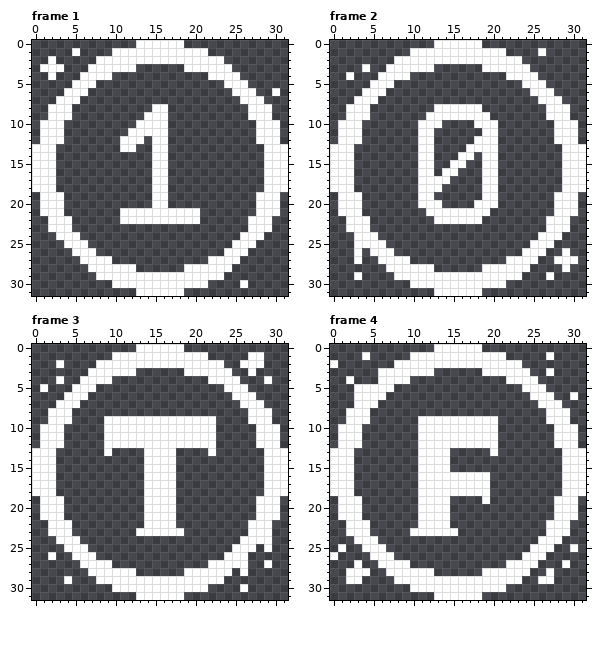
Two versions of one pixel-art file, Aseprite/StampSpray.aseprite. Above, as it was before the edit.
32x32 pixels, 6 frames. Shown: frame 1, frame 2, frame 3, frame 4. The commit also changed other frames, which this record leaves out.
Once edited:
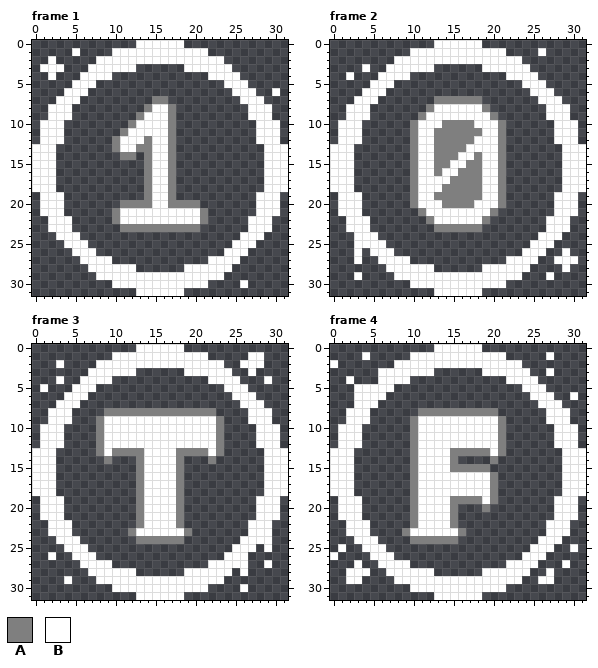
Palette (. is transparent): A #7f7f7f  B #ffffff
The edit:
Frame 1:
y 7: x 15..16 .. -> AA
y 8: x 14 . -> A; x 17 . -> A
y 9: x 13 . -> A; x 17 . -> A
y 10: x 12 . -> A; x 17 . -> A
y 11: x 11 . -> A; x 17 . -> A
y 12: x 10 . -> A; x 14 . -> A; x 17 . -> A
y 13: x 10 . -> A; x 13..14 .. -> AA; x 17 . -> A
y 14: x 11..12 .. -> AA; x 14 . -> A; x 17 . -> A
y 15..19: x 14 . -> A; x 17 . -> A
y 20: x 11..14 .... -> AAAA; x 17..20 .... -> AAAA
y 21..22: x 10 . -> A; x 21 . -> A
y 23: x 11..20 .......... -> AAAAAAAAAA
Frame 2:
y 7: x 13..18 ...... -> AAAAAA
y 8: x 12 . -> A; x 19 . -> A
y 9: x 11 . -> A; x 20 . -> A
y 10: x 10 . -> A; x 14..17 .... -> AAAA; x 21 . -> A
y 11: x 10 . -> A; x 13..18 ...... -> AAAAAA; x 21 . -> A
y 12: x 10 . -> A; x 13..17 ..... -> AAAAA; x 21 . -> A
y 13: x 10 . -> A; x 13..16 .... -> AAAA; x 21 . -> A
y 14: x 10 . -> A; x 13..15 ... -> AAA; x 18 . -> A; x 21 . -> A
y 15: x 10 . -> A; x 13..14 .. -> AA; x 17..18 .. -> AA; x 21 . -> A
y 16: x 10 . -> A; x 13 . -> A; x 16..18 ... -> AAA; x 21 . -> A
y 17: x 10 . -> A; x 15..18 .... -> AAAA; x 21 . -> A
y 18: x 10 . -> A; x 14..18 ..... -> AAAAA; x 21 . -> A
y 19: x 10 . -> A; x 13..18 ...... -> AAAAAA; x 21 . -> A
y 20: x 10 . -> A; x 14..17 .... -> AAAA; x 21 . -> A
y 21: x 11 . -> A; x 20 . -> A
y 22: x 12 . -> A; x 19 . -> A
y 23: x 13..18 ...... -> AAAAAA
Frame 3:
y 8: x 9..22 .............. -> AAAAAAAAAAAAAA
y 9..12: x 8 . -> A; x 23 . -> A
y 13: x 8 . -> A; x 10..13 .... -> AAAA; x 18..21 .... -> AAAA; x 23 . -> A
y 14: x 9 . -> A; x 13 . -> A; x 18 . -> A; x 22 . -> A
y 15..22: x 13 . -> A; x 18 . -> A
y 23: x 12 . -> A; x 19 . -> A
y 24: x 13..18 ...... -> AAAAAA
Frame 4:
y 8: x 11..20 .......... -> AAAAAAAAAA
y 9..12: x 10 . -> A; x 21 . -> A
y 13: x 10 . -> A; x 15..19 ..... -> AAAAA; x 21 . -> A
y 14: x 10 . -> A; x 15 . -> A; x 20 . -> A
y 15: x 10 . -> A; x 15..19 ..... -> AAAAA
y 16..18: x 10 . -> A; x 20 . -> A
y 19: x 10 . -> A; x 15..18 .... -> AAAA; x 20 . -> A
y 20: x 10 . -> A; x 15 . -> A; x 19 . -> A
y 21..22: x 10 . -> A; x 15 . -> A
y 23: x 9 . -> A; x 16 . -> A
y 24: x 10..15 ...... -> AAAAAA
Changed places in both pictures, as pixel boxes (x1, y1, x2, y2):
added: (112, 96, 208, 232)
added: (410, 96, 506, 232)
added: (96, 408, 224, 544)
added: (402, 408, 506, 544)
